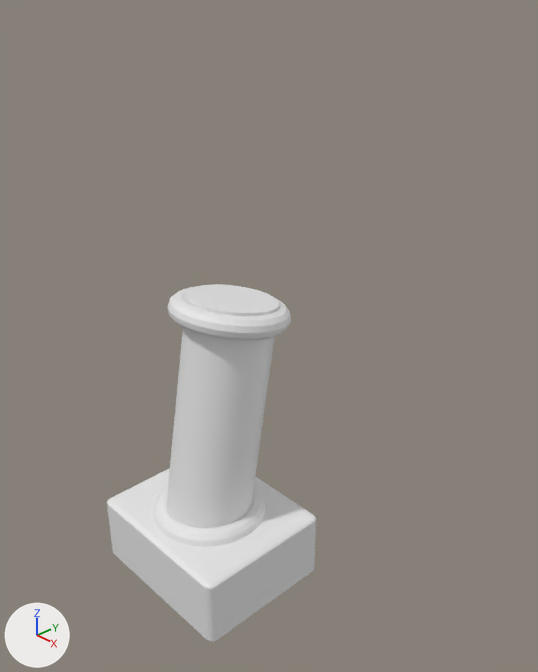
What one commit did to the Blender file Soleac_Modelo.blend.
Rendered twice from a camera (50 mm lens) standing at (0.338, -0.26, 0.215) and looking at (0.02, 0.039, 0.001). Arrows for +X, +Y and +Z are at lower left; the lights stay in place. The first picture is the older version.

In view in the first picture: 'Cilindro', 'Cubo.003', 'Toroide', 'Toroide.001'.
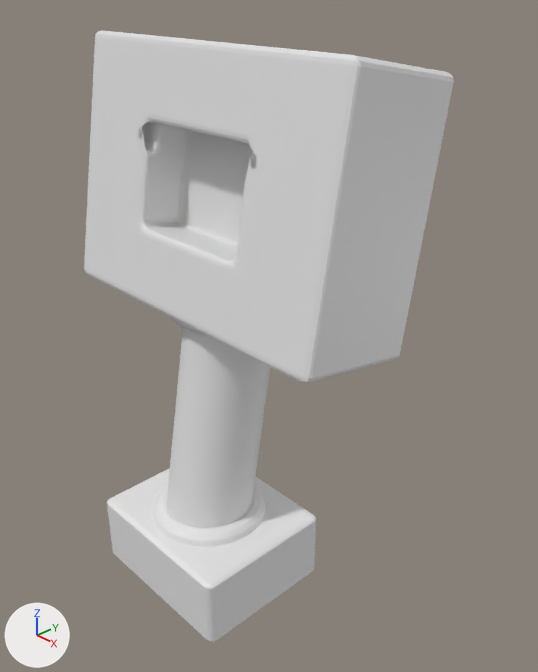
Boxes (x1, y1, x2, y2) around the edits, measured in the pictures (538 x 672 px):
'Cubo.001', added
    after: (84, 30, 454, 383)
'Toroide.001', unchanged, covered by the edit
    before: (167, 287, 291, 341)
    after: (170, 316, 211, 337)

What changed in the scene script:
```text
Add me_cubo_002:
    me_cubo_002.from_pydata(...)  # 92 vertices, 85 faces; spans x -0.5..0.5, y -0.5..0.5, z -0.5..0.5
Add ob_cubo_001:
    ob_cubo_001 = bpy.data.objects.new('Cubo.001', me_cubo_002)
    ob_cubo_001.location = (0.0004, 0.034, 0.0955)
    ob_cubo_001.rotation_euler = (-0.175, 0.0, 0.0)  # degrees (-10, 0, 0)
    ob_cubo_001.scale = (0.22, 0.08, 0.16)
    _m = ob_cubo_001.modifiers.new('Biselar', 'BEVEL')
    _m.width = 0.15
    _m.width_pct = 0.15
    _m.segments = 3
    _m.edge_weight = ''
    _m.miter_outer = 'MITER_PATCH'
```
